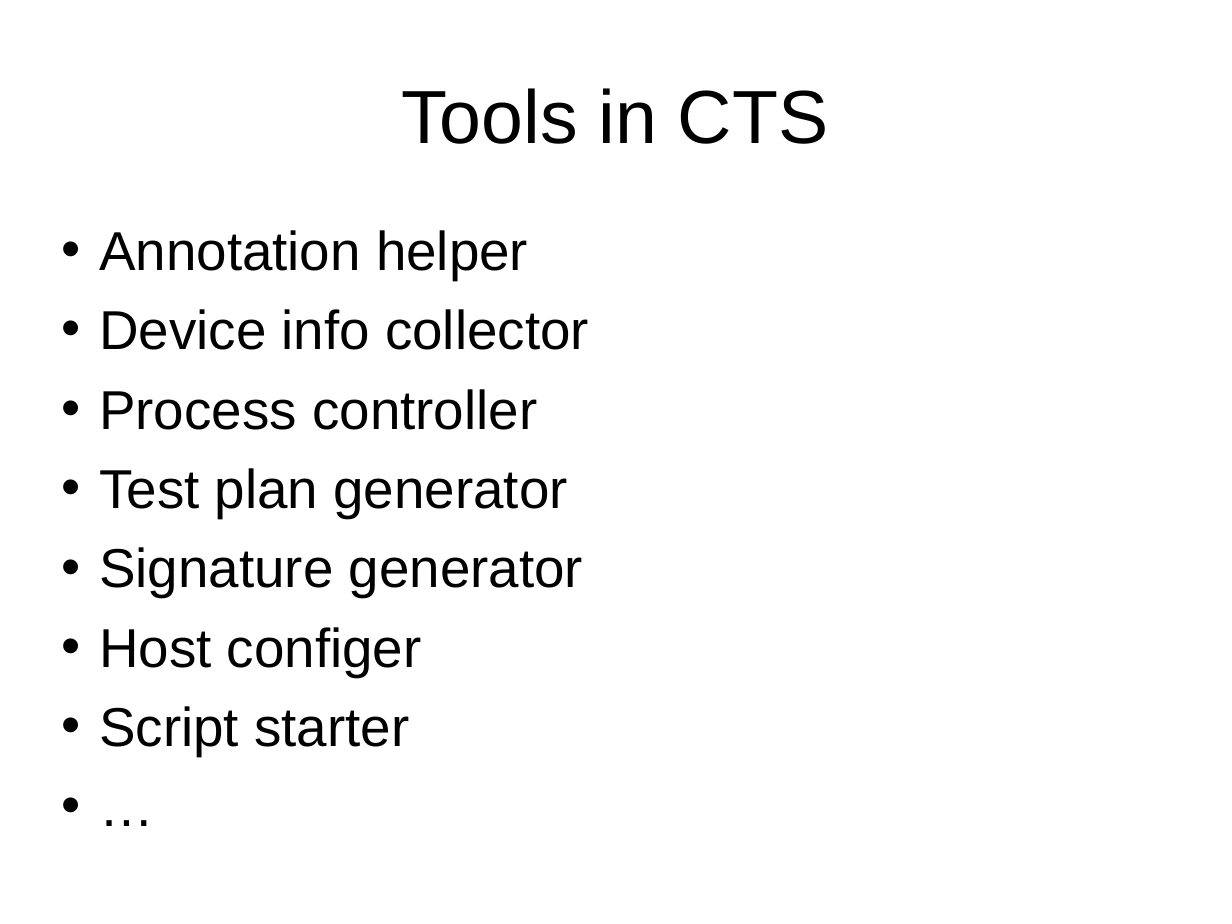
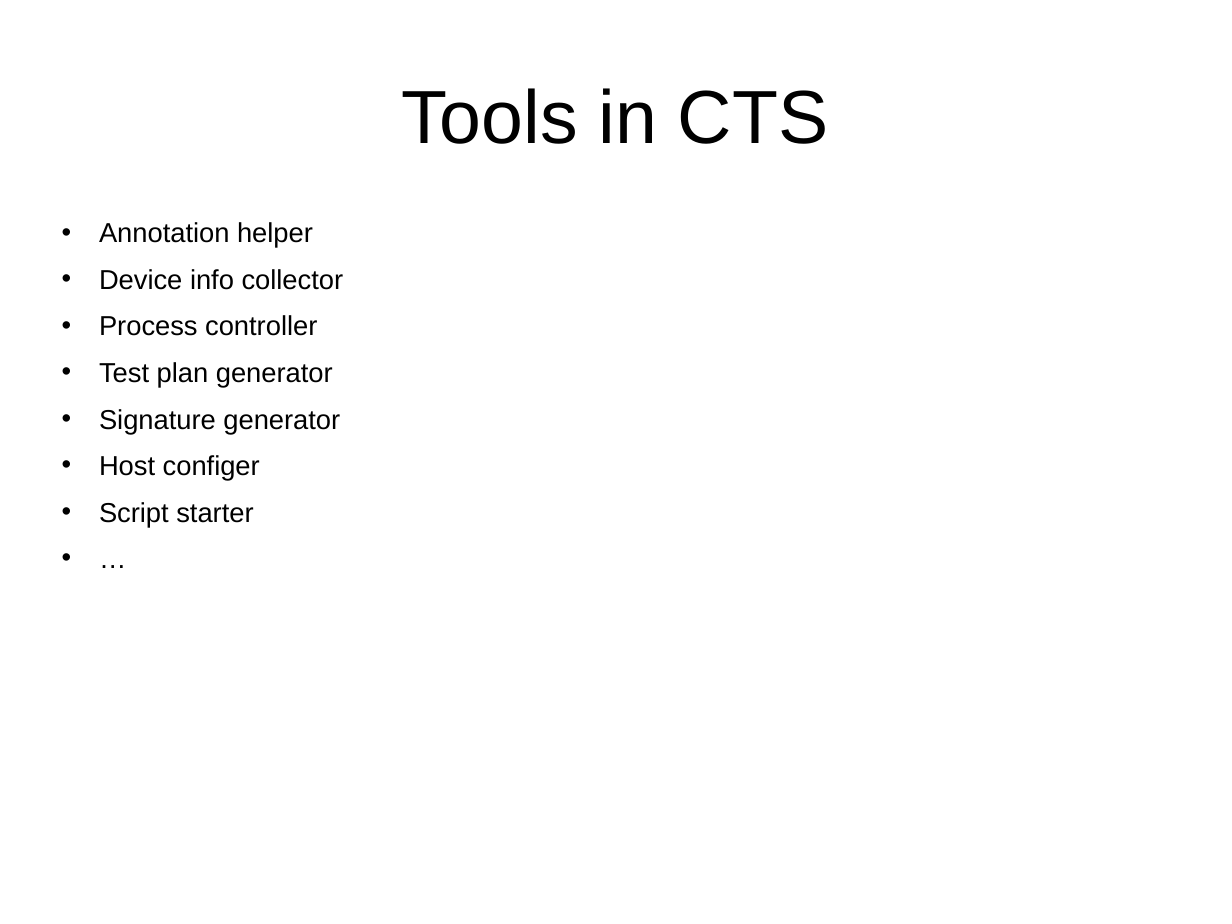
Before and after one commit to widerules/system-information, a slide deck: slide 9 of cts/CTS-deepin.ppt (slide 27 before the commit). Drawn at 1232x924 pixels with LibreOffice and Linux fonts; fonts in the diff are those of the drawing; background and template pictures are left out. Boxes give left, top, right and bottom in pixels: in the first picture for what was removed or moved away, otherwise in the second. Text is boxed around its words. In the diff, an @@ line names an element or a change of style, - is before the commit and + after.

```diff
--- a/cts/CTS-deepin.ppt
+++ b/cts/CTS-deepin.ppt
@@ text "Annotation helper" at [99,222,344,527]: size 32 to 16 pt; indent changed @@
```
Also in this commit, not shown: 7 other slides changed, 2 slides added, 23 slides removed, 1 other file.
